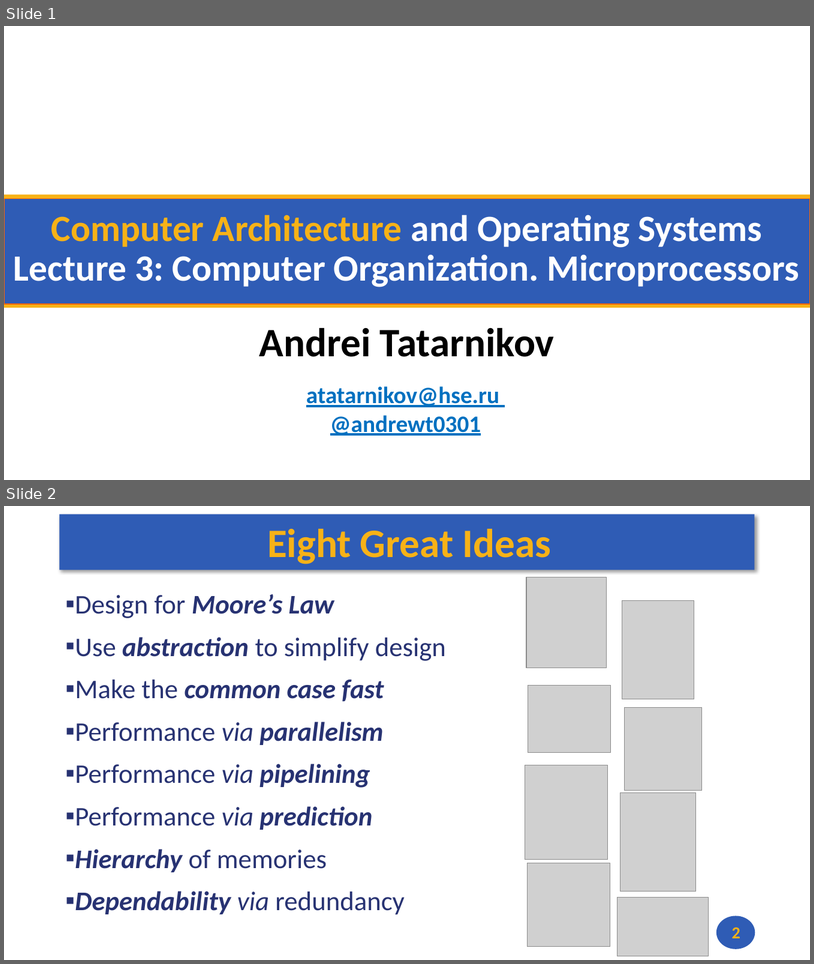
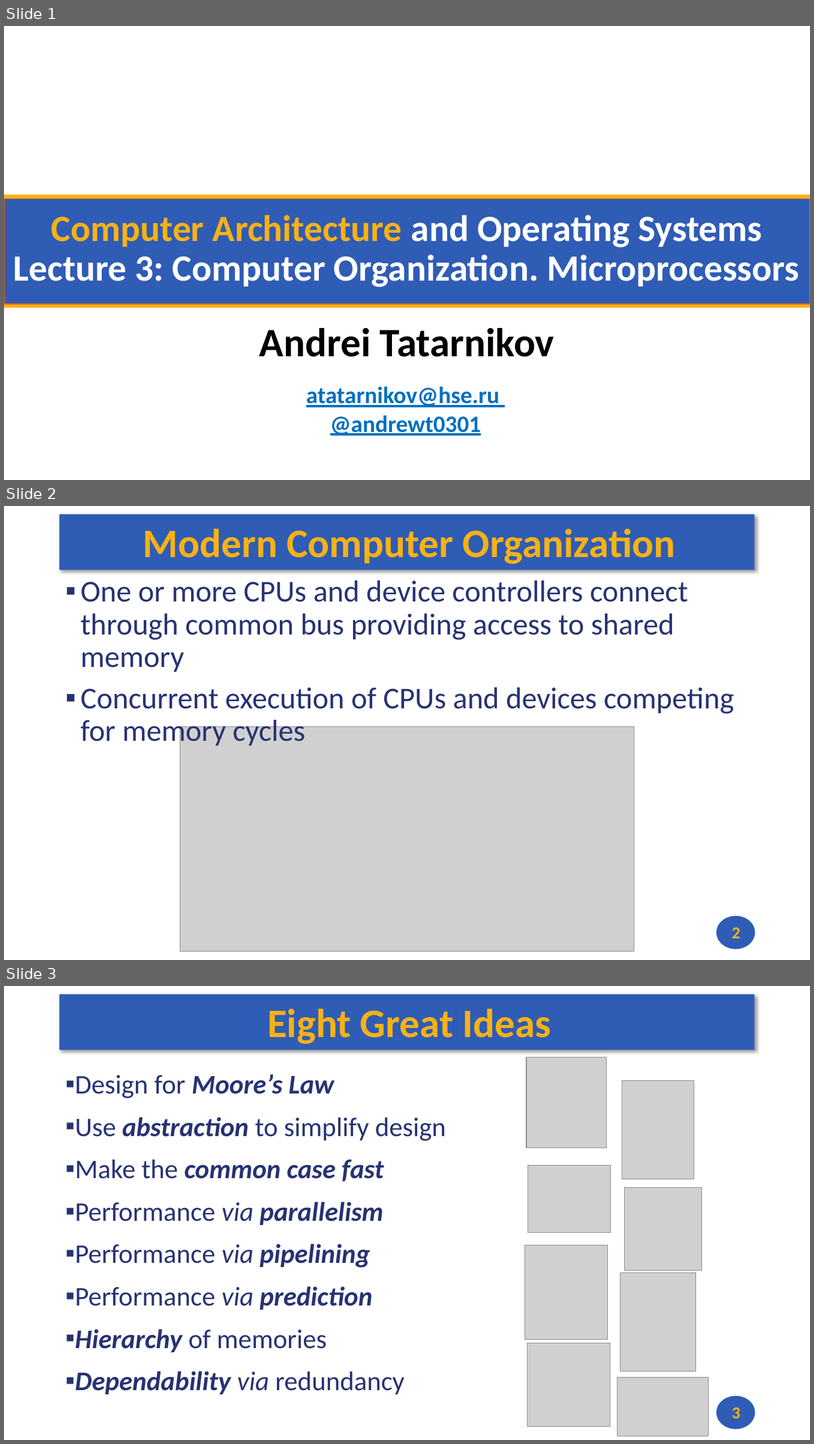
Before and after one commit to andrewt0301/hse-acos-course, a slide deck: docs/part1ca/03_CPU/CA_Lecture_03.pptx. Shown one above the other, each under a label of ours: slides 1 and 2 before the commit, slides 1, 2 and 3 after it. The pictures are 814x964 and 814x1444 pixels, drawn with LibreOffice and Linux fonts; fonts in the diff are those of the drawing; grey boxes stand for pictures; background and template pictures are left out. Boxes give left, top, right and bottom in pixels: in the first picture for what was removed or moved away, otherwise in the second. Text is boxed around its words. In the diff, an @@ line names an element or a change of style, - is before the commit and + after.

```diff
--- a/docs/part1ca/03_CPU/CA_Lecture_03.pptx
+++ b/docs/part1ca/03_CPU/CA_Lecture_03.pptx
@@ slide 2 added at [4, 506, 810, 960], background #FFFFFF; not listed: 2 template elements that a slide beside it also shows @@
@@ title added at [143, 528, 676, 564], 48 pt, text #F7B217, bold @@
+Modern Computer Organization
@@ text added at [81, 580, 734, 748], 36 pt, text #273272 @@
+▪ One or more CPUs and device controllers connect through common bus providing access to shared memory
+▪ Concurrent execution of CPUs and devices competing for memory cycles
@@ picture added at [180, 726, 635, 951] @@
@@ page number added at [732, 927, 741, 938], 20 pt, text #F7B217, bold @@
+2
@@ what was slide 2 is now slide 3 @@
@@ page number at [732, 1407, 741, 1418]: text changed @@
-2
+3
```
Also in this commit, not shown: 1 other file.
